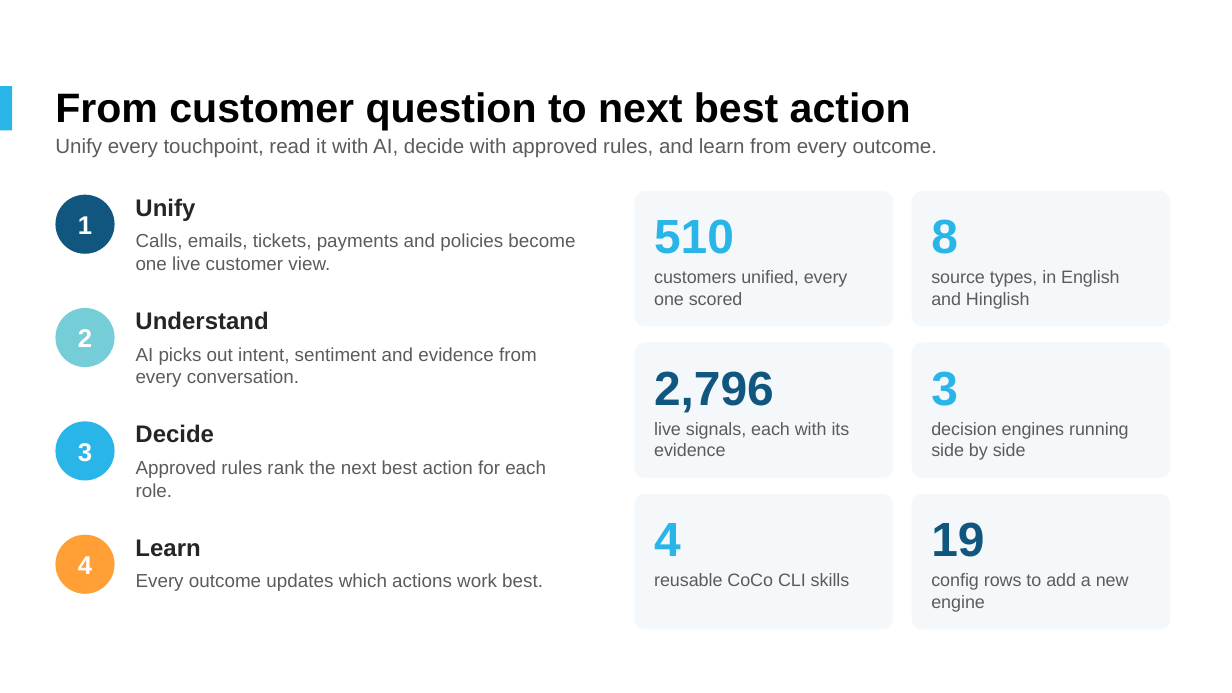
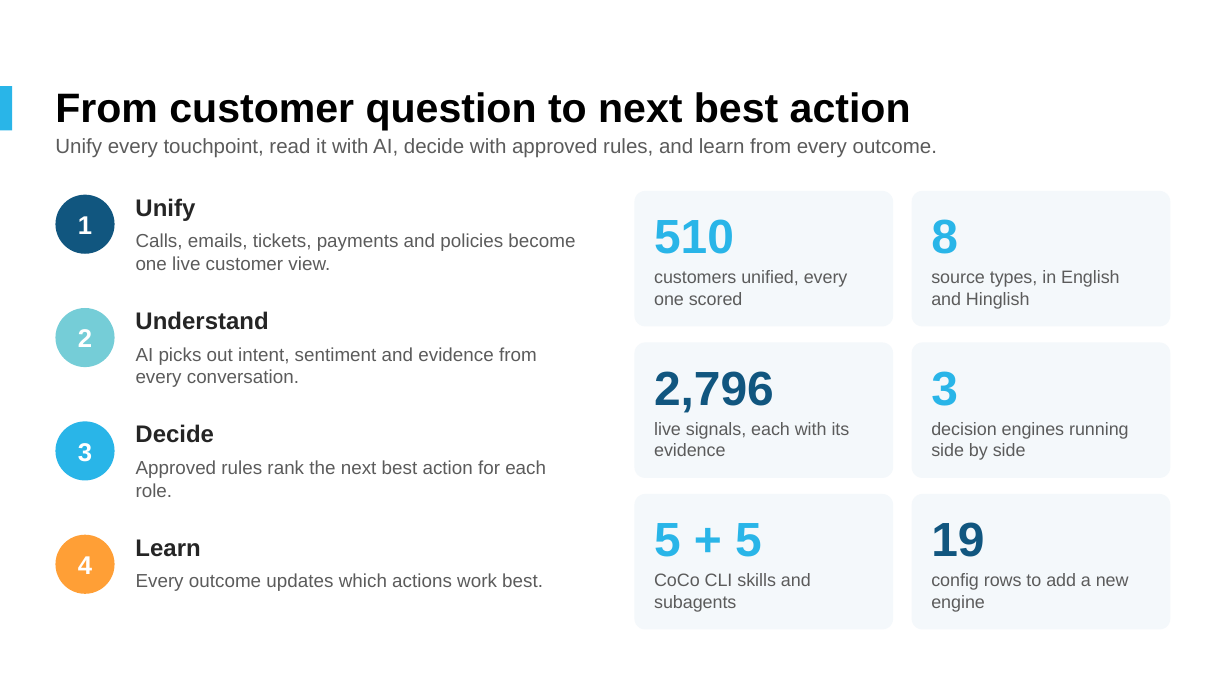
Before and after one commit to sairajsawant/snowflake-c360, a slide deck: slide 3 of deck/Customer360_Decisioning_Platform_Snowflake.pptx. Drawn at 1232x693 pixels with LibreOffice and Linux fonts; fonts in the diff are those of the drawing; background and template pictures are left out. Boxes give left, top, right and bottom in pixels: in the first picture for what was removed or moved away, otherwise in the second. Text is boxed around its words. In the diff, an @@ line names an element or a change of style, - is before the commit and + after.

Commit message:
feat: coco subagents mvp
Generated with [Snowflake CoCo](https://docs.snowflake.com/en/user-guide/cortex-code/cortex-code)

```diff
--- a/deck/Customer360_Decisioning_Platform_Snowflake.pptx
+++ b/deck/Customer360_Decisioning_Platform_Snowflake.pptx
@@ text at (654,523,762,557): text changed @@
-4
+5 + 5
@@ text at (654,573,811,612): text changed @@
-reusable CoCo CLI skills
+CoCo CLI skills and subagents
```
Also in this commit, not shown: 6 other slides changed, 2 slides added, 37 other files.
